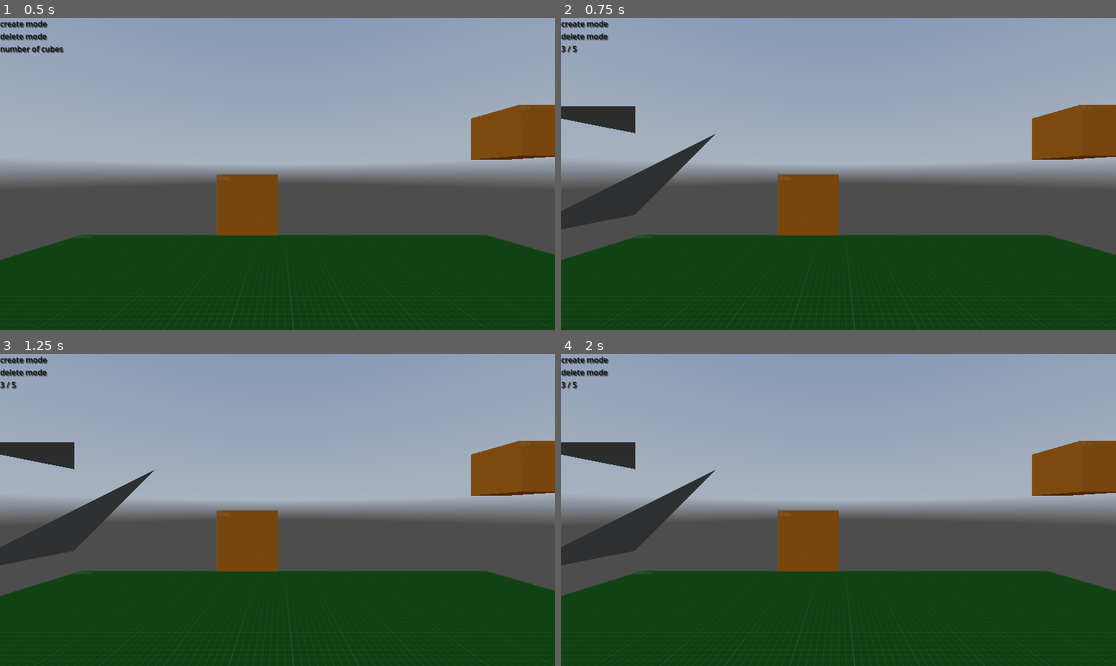
Above: before the commit, frames 1-4 (two rows, left to right).
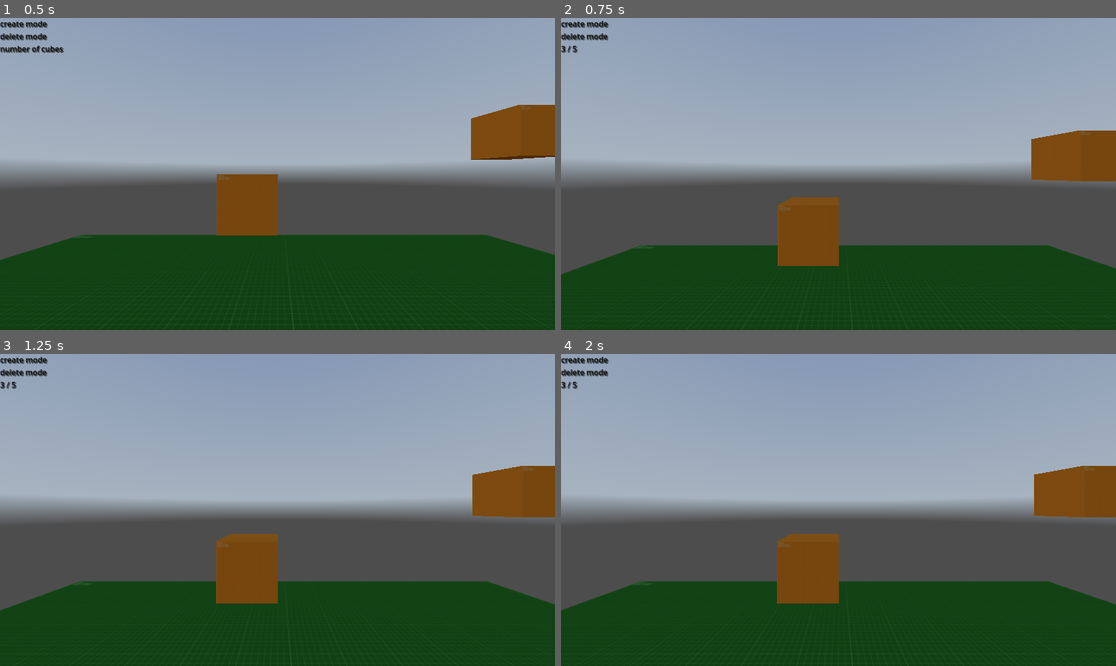
Above: after the commit, the same moments.

Repository: whattheheckman/CPPVRLabGroup3
Game: Godot game, scene res://scenes/test.tscn
Same seed, same stepped clock (60 frames per second), same inputs: the game is played once before the commit and once after it. A sky picture missing from this copy of the repository is replaced by a grey-blue gradient.
Inputs (mouse positions are in pixels of both pictures, inside the frame that each line leads up to):
- Up to frame 1 (0.5 s): no input
- Up to frame 2 (0.75 s): tap Enter (ui_accept) at 0.5 s; move the mouse to (960, 158) at 0.52 s; hold Enter (ui_accept) from 0.53 s (still down); click (960, 158) at 0.67 s
- Up to frame 3 (1.25 s): keep holding Enter (ui_accept)
- Up to frame 4 (2 s): release Enter (ui_accept) at 1.25 s; drag from (727, 525) to (810, 572) at 1.27 s

Frame 1 is identical in both runs. In frame 2, 10% of the frame differs, in the area x 0-100%, y 27-100%; in frame 3, 11%; in frame 4, 11%.

Commit message:
create box using BoxMesh

Diff:
--- a/assets/scripts/box_create_simple.gd
+++ b/assets/scripts/box_create_simple.gd
@@ -57,67 +57,17 @@
 func create_mesh(height,width,depth):
 
 	##########################################
-	######     GEOMETRY CREATION      ########
-	##########################################
-
-	# Create a new SurfaceTool instance
-	var st = SurfaceTool.new()
-
-	# Begin the surface tool and set the primitive type to triangles
-	st.begin(Mesh.PRIMITIVE_TRIANGLES)
-
-	# Generate the vertices of the cube
-	st.set_uv(Vector2(0, 0))
-	st.add_vertex(Vector3(-width/2, height/2, -depth/2))
-
-	st.set_uv(Vector2(0, 1))
-	st.add_vertex(Vector3(-width/2, height/2, depth/2))
-
-	st.set_uv(Vector2(1, 1))
-	st.add_vertex(Vector3(width/2, height/2, depth/2))
-
-	st.set_uv(Vector2(1, 0))
-	st.add_vertex(Vector3(width/2, height/2, -depth/2))
-
-	st.set_uv(Vector2(0, 0))
-	st.add_vertex(Vector3(-width/2, -height/2, -depth/2))
-
-	st.set_uv(Vector2(0, 1))
-	st.add_vertex(Vector3(-width/2, -height/2, depth/2))
-
-	st.set_uv(Vector2(1, 1))
-	st.add_vertex(Vector3(width/2, -height/2, depth/2))
-
-	st.set_uv(Vector2(1, 0))
-	st.add_vertex(Vector3(width/2, -height/2, -depth/2))
-
-	st.set_uv(Vector2(0, 0))
-	st.add_vertex(Vector3(-width/2, height/2, -depth/2))
-
-
-	# Set smooth groups for each face
-	st.set_smooth_group(0)
-
-	# Generate normals for the mesh
-	st.generate_normals()
-	st.generate_tangents()
-
-	# Index the vertices of the mesh
-	#st.index()
-
-	# Generate the surface tool mesh and assign it to a new Mesh instance
-	var mesh = st.commit()
-
-
-	##########################################
 	######    COLLISION + SCENETREE   ########
 	##########################################
 
 	# Create a new MeshInstance node and assign the generated mesh to it
 	var meshInstance=MeshInstance3D.new()
 	meshInstance.add_to_group("mesh")
+	var mesh = BoxMesh.new()
+	mesh.surface_set_material(0,material)
+	mesh.set_size(Vector3(width/2,height/2,depth/2))
 	meshInstance.mesh = mesh
-	meshInstance.set_surface_override_material(0,material)
+
 
 	var staticBody=StaticBody3D.new()
 	meshInstance.add_child(staticBody)
@@ -132,10 +82,11 @@
 
 	mesh_count += 1
 	meshInstance.name = "BingerBox" + str(mesh_count)
-	meshInstance.position = start_point
-	add_child(meshInstance)
+	meshInstance.position = meshInstance.position - Vector3(-.1,0,0) # an offset so we don't get pushed by it
+	get_tree().root.add_child(meshInstance) # just add child would parent it to this Binger node
 
 	Input.start_joy_vibration(0, 0,.5,.5)
 	count_label.text = str(mesh_count) + " / " +  str(max_meshes)
 
+
 	pass
